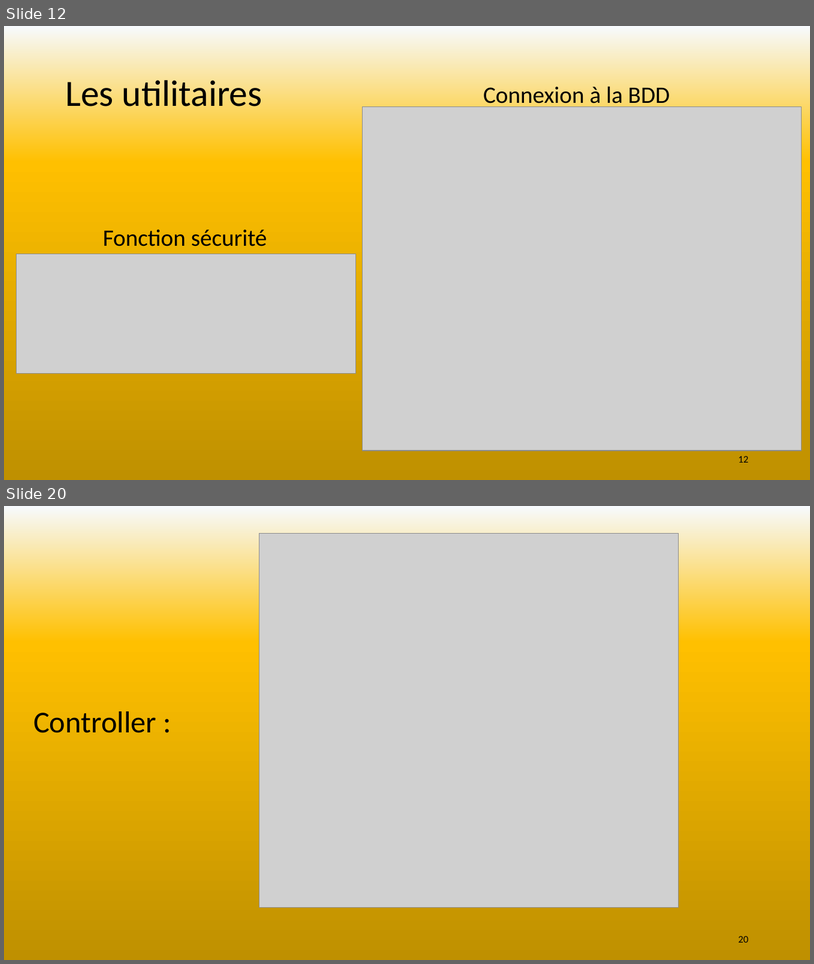
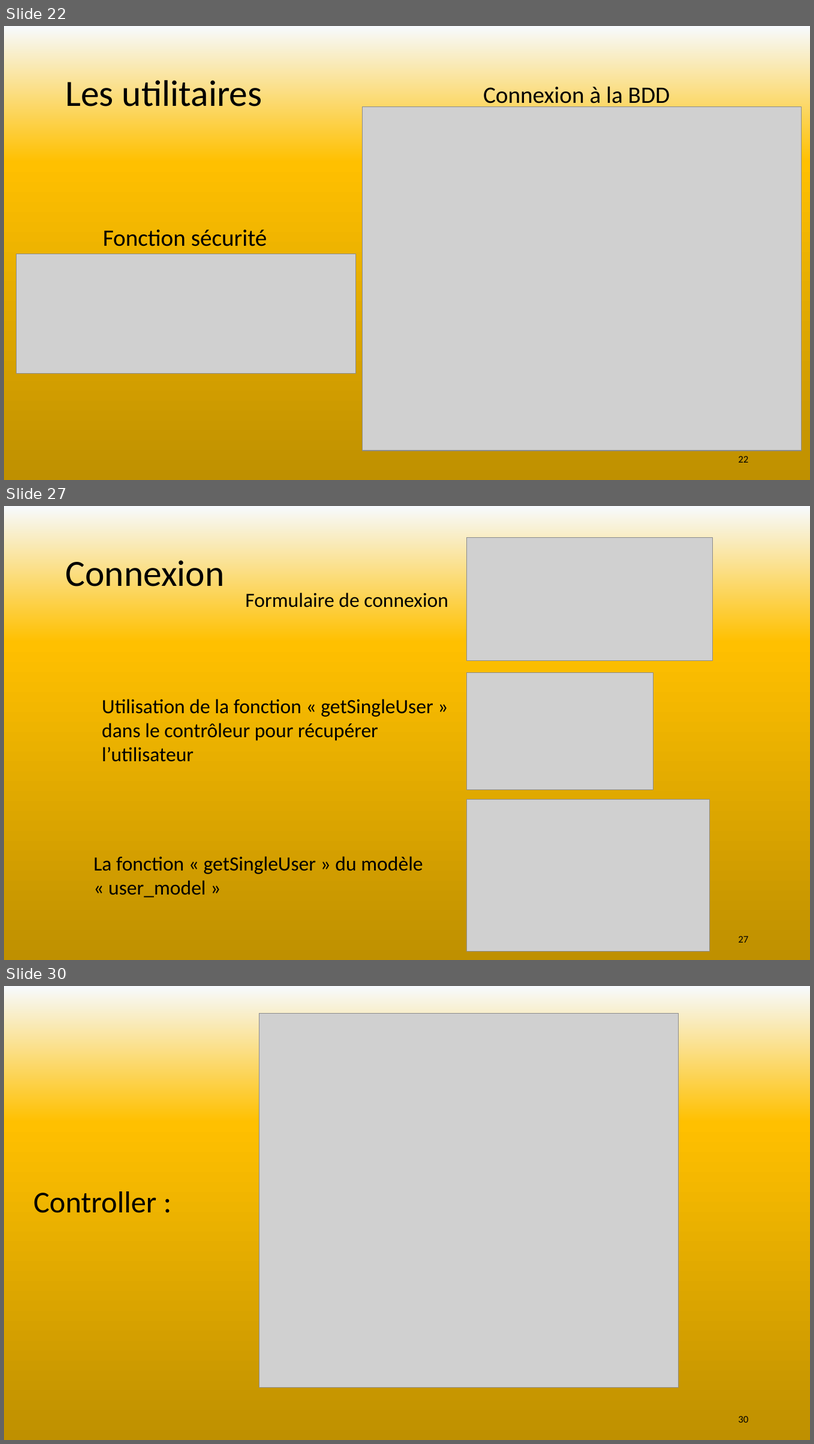
Before and after one commit to SebLeyr/Rotten_potatoes, a slide deck: Conception/Rotten potatoes.pptx. Shown one above the other, each under a label of ours: slides 12 and 20 before the commit, slides 22, 27 and 30 after it; the slides between them are not shown. The pictures are 814x964 and 814x1444 pixels, drawn with LibreOffice and Linux fonts; fonts in the diff are those of the drawing; grey boxes stand for pictures. Boxes give left, top, right and bottom in pixels: in the first picture for what was removed or moved away, otherwise in the second. Text is boxed around its words. In the diff, an @@ line names an element or a change of style, - is before the commit and + after.

```diff
--- a/Conception/Rotten potatoes.pptx
+++ b/Conception/Rotten potatoes.pptx
@@ slide 27 added at <box>4,506,810,960</box>, background gradient #F7FAFD to #FFC000 to #BF9000 to #FFFFFF @@
@@ picture added at <box>467,537,713,660</box> @@
@@ title added at <box>65,555,224,586</box>, 44 pt, text #000000 @@
+Connexion
@@ text added at <box>245,592,449,607</box>, 24 pt, text #000000 @@
+Formulaire de connexion
@@ picture added at <box>467,673,654,790</box> @@
@@ text added at <box>102,699,433,762</box>, 24 pt, text #000000 @@
+Utilisation de la fonction « getSingleUser » dans le contrôleur pour récupérer l’utilisateur
@@ picture added at <box>467,799,710,951</box> @@
@@ text added at <box>93,856,423,897</box>, 24 pt, text #000000 @@
+La fonction « getSingleUser » du modèle « user_model »
@@ page number added at <box>738,936,749,942</box>, 12 pt, text #000000 @@
+27
@@ what was slide 12 is now slide 22 @@
@@ page number at <box>738,456,749,462</box>: text changed @@
-12
+22
@@ what was slide 20 is now slide 30 @@
@@ page number at <box>738,1416,749,1422</box>: text changed @@
-20
+30
```
Also in this commit, not shown: 2 slides changed, 16 other slides added, 7 slides removed, 10 other files.
